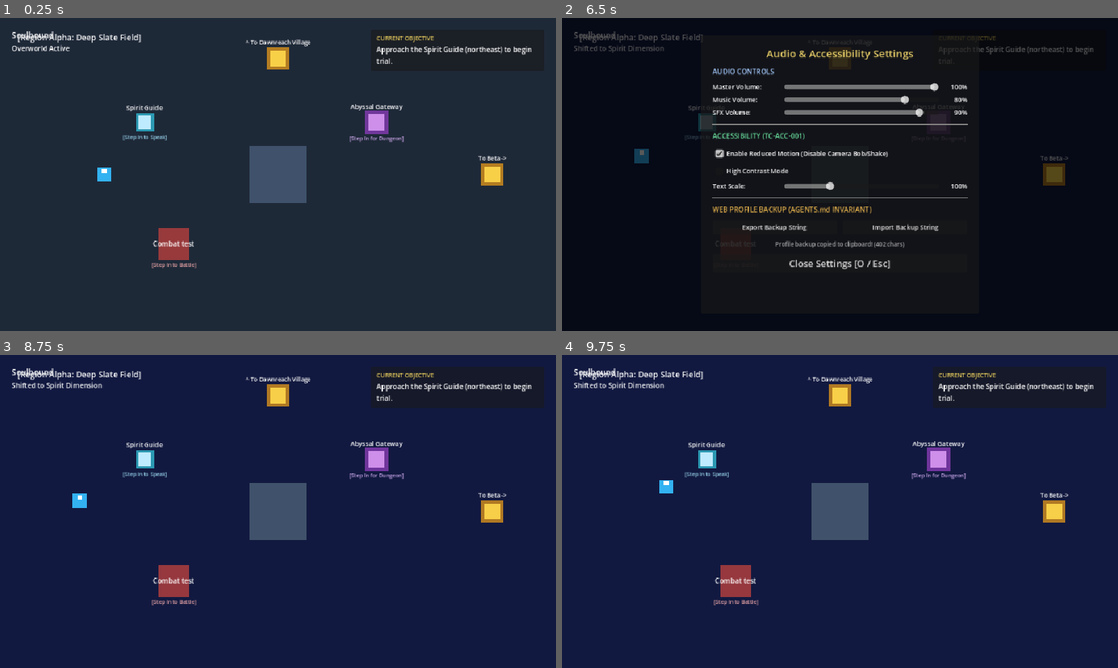
Above: before the commit, frames 1-4 (two rows, left to right).
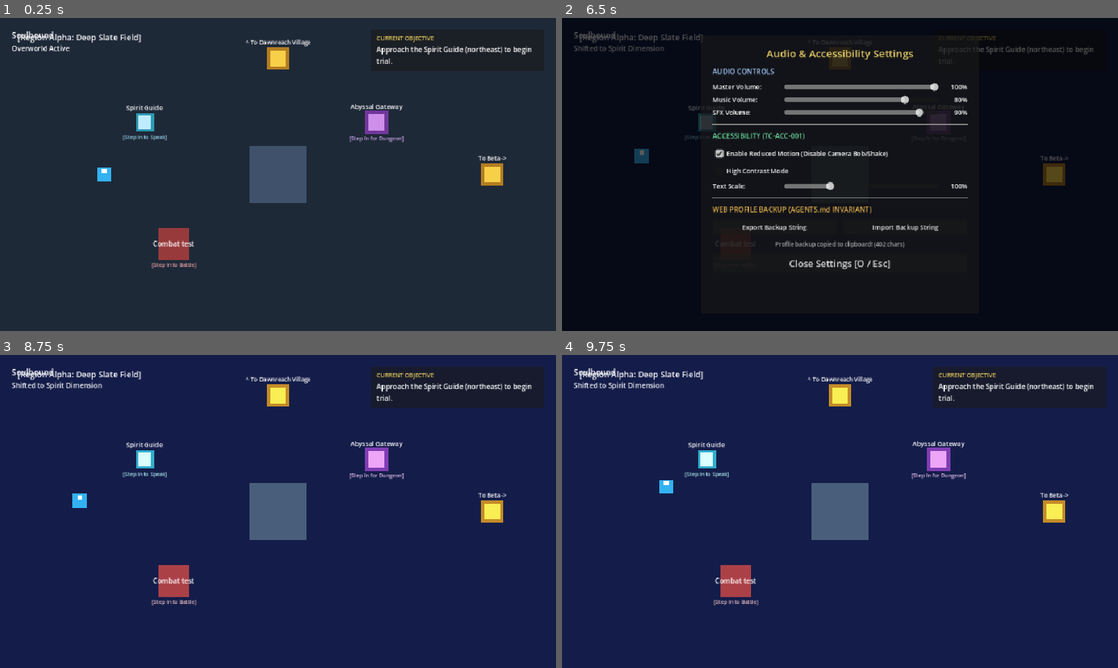
Above: after the commit, the same moments.

Repository: 5gcrg/Soulbound-Overworld
Game: Godot game, scene res://scenes/main/game_root.tscn
Same seed, same stepped clock (60 frames per second), same inputs: the game is played once before the commit and once after it.
Inputs (mouse positions are in pixels of both pictures, inside the frame that each line leads up to):
- Up to frame 1 (0.25 s): no input
- Up to frame 2 (6.5 s): tap Enter (ui_accept) at 0.5, 0.77, 1.25, 1.52, 2.75, 3.02, 3.77, 4.52 s; move the mouse to (962, 158) at 0.52 s; hold Right (move_right) 0.53-1.28 s; hold C (toggle_character) 0.53-1.28 s; click (962, 158) at 0.67 s; move the mouse to (728, 190) at 1.27 s; hold Down (move_down) 1.28-2.03 s; tap Q (shift_dimension) at 1.35 s; tap C (toggle_character) at 1.55, 2.85, 3.8, 4.35 s; move the mouse to (895, 105) at 2.02 s; hold Right (move_right) 2.03-2.78 s; hold C (toggle_character) 2.03-2.78 s; move the mouse to (812, 237) at 2.77 s; hold Up (move_up) 2.78-3.53 s; click (812, 237) at 2.92 s; move the mouse to (1006, 221) at 3.52 s; hold Q (shift_dimension) 3.53-4.28 s; hold Left (move_left) 3.53-5 s; tap I (toggle_inventory) at 4.15 s; move the mouse to (673, 127) at 4.27 s; tap O (toggle_settings) at 4.9 s; click "Export Backup String" at 5 s; click "Enable Reduced Motion (Disabl…" at 5.75 s
- Up to frame 3 (8.75 s): click "High Contrast Mode" at 6.5 s; click "Import Backup String" at 7.25 s; move the mouse to (305, 511) at 8.02 s; hold Down (move_down) from 8.03 s (still down); hold C (toggle_character) from 8.03 s (still down); click (305, 511) at 8.17 s; tap Escape (ui_cancel) at 8.65 s
- Up to frame 4 (9.75 s): move the mouse to (756, 433) at 8.77 s; release Down (move_down) at 8.78 s; release C (toggle_character) at 8.78 s; hold Right (move_right) 8.78-9.53 s; tap Q (shift_dimension) at 8.85 s; tap Enter (ui_accept) at 9.02, 9.5 s; tap C (toggle_character) at 9.05 s; move the mouse to (962, 495) at 9.52 s; hold Up (move_up) from 9.53 s (still down); hold C (toggle_character) from 9.53 s (still down)

Frames 1-2 are identical in both runs. In frame 3, 0.6% of the frame differs, in the area x 24-90%, y 10-53%; in frame 4, 0.6%.

Commit message:
Implement SBL-FIX-002 Dungeon Suspend/Resume, Web Download Bridge & Live Accessibility Audio [REVIEW_PENDING_CODEX]

Diff:
--- a/scenes/dungeon/dungeon_expedition.gd
+++ b/scenes/dungeon/dungeon_expedition.gd
@@ -10,6 +10,7 @@
 signal expedition_completed(extracted_items: Dictionary)
 signal expedition_failed(lost_items: Dictionary)
 signal expedition_cancelled
+signal expedition_suspended(state: Dictionary)
 signal extraction_save_failed(error: Error)
 
 const ROOM_SIZE: Vector2 = Vector2(180, 120)
@@ -40,6 +41,7 @@
 @onready var advance_btn: Button = $UI/Panel/Margin/VBox/ActionBox/AdvanceBtn
 @onready var extract_btn: Button = $UI/Panel/Margin/VBox/ActionBox/ExtractBtn
 @onready var retreat_btn: Button = $UI/Panel/Margin/VBox/ActionBox/RetreatBtn
+@onready var suspend_btn: Button = $UI/Panel/Margin/VBox/ActionBox/SuspendBtn
 @onready var step_back_btn: Button = $UI/Panel/Margin/VBox/ActionBox/StepBackBtn
 
 func _ready() -> void:
@@ -49,6 +51,8 @@
 		extract_btn.pressed.connect(_on_extract_pressed)
 	if retreat_btn != null:
 		retreat_btn.pressed.connect(_on_retreat_pressed)
+	if suspend_btn != null:
+		suspend_btn.pressed.connect(_on_suspend_pressed)
 	if step_back_btn != null:
 		step_back_btn.pressed.connect(_on_step_back_pressed)
 
@@ -238,6 +242,9 @@
 
 	step_back_btn.visible = (current_step == 0)
 	retreat_btn.visible = (current_step > 0)
+	if suspend_btn != null:
+		suspend_btn.visible = (current_step > 0)
+		suspend_btn.disabled = not is_active or _is_extracting
 
 func _on_advance_pressed() -> void:
 	if not is_active or _is_extracting:
@@ -260,6 +267,9 @@
 func _on_retreat_pressed() -> void:
 	fail_now()
 
+func _on_suspend_pressed() -> void:
+	suspend_expedition()
+
 func _on_step_back_pressed() -> void:
 	cancel_expedition()
 
@@ -268,6 +278,40 @@
 		return
 	is_active = false
 	expedition_cancelled.emit()
+
+func serialize_expedition() -> Dictionary:
+	return {
+		"is_active": is_active,
+		"seed": generator.current_seed,
+		"room_count": generator.rooms.size(),
+		"current_step": current_step,
+		"expedition_path": expedition_path.duplicate(),
+		"satchel_items": inventory.satchel_items.duplicate()
+	}
+
+func restore_expedition(data: Dictionary) -> bool:
+	if typeof(data) != TYPE_DICTIONARY or not data.get("is_active", false):
+		return false
+	var seed_val: int = int(data.get("seed", 1337))
+	var room_count: int = int(data.get("room_count", 6))
+	if not setup(seed_val, room_count):
+		return false
+	current_step = clampi(int(data.get("current_step", 0)), 0, maxi(0, expedition_path.size() - 1))
+	var satchel: Dictionary = data.get("satchel_items", {})
+	inventory.satchel_items = satchel.duplicate()
+	is_active = true
+	_is_extracting = false
+	if is_inside_tree():
+		refresh_ui()
+	return true
+
+func suspend_expedition() -> Dictionary:
+	if not is_active or _is_extracting:
+		return {}
+	var state: Dictionary = serialize_expedition()
+	is_active = false
+	expedition_suspended.emit(state)
+	return state
 
 func extract_now() -> Dictionary:
 	if not is_active or _is_extracting:
@@ -318,12 +362,15 @@
 func _unhandled_input(event: InputEvent) -> void:
 	if _is_extracting:
 		return
+	if event.is_action_pressed("toggle_character") or event.is_action_pressed("toggle_inventory") or event.is_action_pressed("toggle_settings"):
+		get_viewport().set_input_as_handled()
+		return
 	if event.is_action_pressed("ui_cancel"):
 		get_viewport().set_input_as_handled()
 		if current_step == 0:
 			cancel_expedition()
 		else:
-			fail_now()
+			suspend_expedition()
 	elif event.is_action_pressed("ui_accept"):
 		get_viewport().set_input_as_handled()
 		if advance_btn != null and advance_btn.visible and not advance_btn.disabled:
--- a/scenes/dungeon/dungeon_expedition.tscn
+++ b/scenes/dungeon/dungeon_expedition.tscn
@@ -151,6 +151,11 @@
 layout_mode = 2
 text = "Retreat (Lose Satchel)"
 
+[node name="SuspendBtn" type="Button" parent="UI/Panel/Margin/VBox/ActionBox"]
+custom_minimum_size = Vector2(130, 34)
+layout_mode = 2
+text = "Suspend Run"
+
 [node name="StepBackBtn" type="Button" parent="UI/Panel/Margin/VBox/ActionBox"]
 custom_minimum_size = Vector2(120, 34)
 layout_mode = 2
--- a/scenes/main/game_root.gd
+++ b/scenes/main/game_root.gd
@@ -26,6 +26,7 @@
 var _current_region_id: String = DEFAULT_START_REGION
 var _expedition: DungeonExpedition = null
 var _expedition_pending: bool = false
+var _suspended_expedition: Dictionary = {}
 var _character_sheet: CharacterSheet = null
 var _inventory_sheet: InventorySheet = null
 var _academic_modal: AcademicCompletionModal = null
@@ -61,6 +62,8 @@
 
 	if settings_manager != null:
 		settings_manager.load_settings()
+		settings_manager.settings_changed.connect(_apply_runtime_settings)
+		_apply_runtime_settings()
 
 	_init_slice_progress()
 
@@ -396,10 +399,16 @@
 	instance.expedition_completed.connect(_on_expedition_completed)
 	instance.expedition_failed.connect(_on_expedition_failed)
 	instance.expedition_cancelled.connect(_on_expedition_cancelled)
+	instance.expedition_suspended.connect(_on_expedition_suspended)
 	target_layer.add_child(_expedition)
-	instance.setup(1337, 6)
-	if status_label != null:
-		status_label.text = "Expedition active: Reach Extraction Portal"
+	if not _suspended_expedition.is_empty() and _suspended_expedition.get("is_active", false):
+		instance.restore_expedition(_suspended_expedition)
+		if status_label != null:
+			status_label.text = "Expedition resumed at chamber %d: Reach Extraction Portal" % (instance.current_step + 1)
+	else:
+		instance.setup(1337, 6)
+		if status_label != null:
+			status_label.text = "Expedition active: Reach Extraction Portal"
 	return true
 
 func _commit_extraction(candidate: InventoryManager) -> Error:
@@ -411,11 +420,13 @@
 	return err
 
 func _on_expedition_completed(extracted_items: Dictionary) -> void:
+	_suspended_expedition.clear()
 	if status_label != null:
 		status_label.text = "Expedition Cleared! Extracted %d item types to Bank." % extracted_items.size()
 	_close_expedition()
 
 func _on_expedition_failed(lost_items: Dictionary) -> void:
+	_suspended_expedition.clear()
 	if profile_store != null:
 		inventory_manager.save_to_store(profile_store, _profile_slot)
 	if status_label != null:
@@ -425,6 +436,12 @@
 func _on_expedition_cancelled() -> void:
 	if status_label != null:
 		status_label.text = "Expedition cancelled. Returned to overworld."
+	_close_expedition()
+
+func _on_expedition_suspended(state: Dictionary) -> void:
+	_suspended_expedition = state.duplicate(true)
+	if status_label != null:
+		status_label.text = "Expedition suspended. Satchel preserved."
 	_close_expedition()
 
 func _close_expedition() -> void:
@@ -587,6 +604,16 @@
 
 	if _character_sheet == null and _inventory_sheet == null and _battle == null and _dialog == null and _expedition == null and _academic_modal == null and _chapter_dialog == null:
 		_restore_combat_movement()
+
+func _apply_runtime_settings() -> void:
+	if settings_manager == null:
+		return
+	settings_manager.apply_all_settings()
+	if world_container != null:
+		if settings_manager.high_contrast:
+			world_container.modulate = Color(1.15, 1.15, 1.15, 1.0)
+		else:
+			world_container.modulate = Color(1.0, 1.0, 1.0, 1.0)
 
 func _reload_imported_profile() -> void:
 	_init_slice_progress(profile_store, _profile_slot)
--- a/scenes/ui/academic_completion_modal.gd
+++ b/scenes/ui/academic_completion_modal.gd
@@ -54,7 +54,13 @@
 		var export_path: String = "user://reports/soulbound_academic_mvp_report.csv"
 		var err: Error = assessment_controller.export_to_csv(export_path)
 		if err == OK:
-			status_feedback_label.text = "Report exported to: %s" % export_path
+			if OS.has_feature("web"):
+				var csv_text: String = assessment_controller.generate_csv_text()
+				var buf: PackedByteArray = csv_text.to_utf8_buffer()
+				JavaScriptBridge.download_buffer(buf, "soulbound_academic_mvp_report.csv", "text/csv")
+				status_feedback_label.text = "Report downloaded via browser!"
+			else:
+				status_feedback_label.text = "Report exported to: %s" % export_path
 		else:
 			status_feedback_label.text = "Export failed: Error %d" % err
 
--- a/scenes/ui/settings_sheet.gd
+++ b/scenes/ui/settings_sheet.gd
@@ -80,12 +80,12 @@
 
 func _on_music_slider_changed(val: float) -> void:
 	if settings != null:
-		settings.music_volume = clampf(val / 100.0, 0.0, 1.0)
+		settings.set_music_volume(val / 100.0)
 		music_val_label.text = "%d%%" % int(val)
 
 func _on_sfx_slider_changed(val: float) -> void:
 	if settings != null:
-		settings.sfx_volume = clampf(val / 100.0, 0.0, 1.0)
+		settings.set_sfx_volume(val / 100.0)
 		sfx_val_label.text = "%d%%" % int(val)
 
 func _on_reduced_motion_toggled(enabled: bool) -> void:
@@ -117,10 +117,16 @@
 	if res.get("error", ERR_UNCONFIGURED) == OK:
 		var txt: String = res.get("text", "")
 		last_exported_backup = txt
-		if DisplayServer.has_feature(DisplayServer.FEATURE_CLIPBOARD):
-			DisplayServer.clipboard_set(txt)
-		if backup_status_label != null:
-			backup_status_label.text = "Profile backup copied to clipboard! (%d chars)" % txt.length()
+		if OS.has_feature("web"):
+			var buf: PackedByteArray = txt.to_utf8_buffer()
+			JavaScriptBridge.download_buffer(buf, "soulbound_backup_%s.json" % active_profile_id, "application/json")
+			if backup_status_label != null:
+				backup_status_label.text = "Profile backup downloaded via browser! (%d chars)" % txt.length()
+		else:
+			if DisplayServer.has_feature(DisplayServer.FEATURE_CLIPBOARD):
+				DisplayServer.clipboard_set(txt)
+			if backup_status_label != null:
+				backup_status_label.text = "Profile backup copied to clipboard! (%d chars)" % txt.length()
 	else:
 		if backup_status_label != null:
 			backup_status_label.text = "Export failed with error: %s" % error_string(res.get("error", 0))
--- a/scripts/education/assessment_controller.gd
+++ b/scripts/education/assessment_controller.gd
@@ -352,19 +352,9 @@
 # RFC-4180 CSV Report Export
 # ==============================================================================
 
-func export_to_csv(export_path: String = "user://reports/competency_record.csv") -> Error:
-	var base_dir: String = export_path.get_base_dir()
-	if not DirAccess.dir_exists_absolute(base_dir):
-		var make_err: Error = DirAccess.make_dir_recursive_absolute(base_dir)
-		if make_err != OK:
-			return make_err
-
-	var file := FileAccess.open(export_path, FileAccess.WRITE)
-	if file == null:
-		return FileAccess.get_open_error()
-
-	# RFC-4180 CSV Header
-	file.store_line("question_id,competency,difficulty,first_attempt_correct,total_attempts,completed,timestamp")
+func generate_csv_text() -> String:
+	var lines: Array[String] = []
+	lines.append("question_id,competency,difficulty,first_attempt_correct,total_attempts,completed,timestamp")
 
 	var keys: Array = records.keys()
 	keys.sort()
@@ -379,8 +369,22 @@
 			"true" if rec.get("completed", false) else "false",
 			int(rec.get("timestamp", 0))
 		]
-		file.store_line(line)
-
+		lines.append(line)
+
+	return "\n".join(lines) + "\n"
+
+func export_to_csv(export_path: String = "user://reports/competency_record.csv") -> Error:
+	var base_dir: String = export_path.get_base_dir()
+	if not DirAccess.dir_exists_absolute(base_dir):
+		var make_err: Error = DirAccess.make_dir_recursive_absolute(base_dir)
+		if make_err != OK:
+			return make_err
+
+	var file := FileAccess.open(export_path, FileAccess.WRITE)
+	if file == null:
+		return FileAccess.get_open_error()
+
+	file.store_string(generate_csv_text())
 	file.close()
 	return OK
 
--- a/scripts/settings/settings_manager.gd
+++ b/scripts/settings/settings_manager.gd
@@ -29,10 +29,32 @@
 
 func set_master_volume(vol: float) -> void:
 	master_volume = clampf(vol, 0.0, 1.0)
-	var bus_idx: int = AudioServer.get_bus_index("Master")
-	if bus_idx >= 0:
-		AudioServer.set_bus_volume_db(bus_idx, linear_to_db(master_volume) if master_volume > 0.001 else -80.0)
+	apply_audio_buses()
 	settings_changed.emit()
+
+func set_music_volume(vol: float) -> void:
+	music_volume = clampf(vol, 0.0, 1.0)
+	apply_audio_buses()
+	settings_changed.emit()
+
+func set_sfx_volume(vol: float) -> void:
+	sfx_volume = clampf(vol, 0.0, 1.0)
+	apply_audio_buses()
+	settings_changed.emit()
+
+func apply_audio_buses() -> void:
+	var m_bus: int = AudioServer.get_bus_index("Master")
+	if m_bus >= 0:
+		AudioServer.set_bus_volume_db(m_bus, linear_to_db(master_volume) if master_volume > 0.001 else -80.0)
+	var music_bus: int = AudioServer.get_bus_index("Music")
+	if music_bus >= 0:
+		AudioServer.set_bus_volume_db(music_bus, linear_to_db(music_volume) if music_volume > 0.001 else -80.0)
+	var sfx_bus: int = AudioServer.get_bus_index("SFX")
+	if sfx_bus >= 0:
+		AudioServer.set_bus_volume_db(sfx_bus, linear_to_db(sfx_volume) if sfx_volume > 0.001 else -80.0)
+
+func apply_all_settings() -> void:
+	apply_audio_buses()
 
 func serialize() -> Dictionary:
 	return {
@@ -72,4 +94,7 @@
 	var parsed: Variant = JSON.parse_string(text)
 	if typeof(parsed) != TYPE_DICTIONARY:
 		return ERR_INVALID_DATA
-	return deserialize(parsed as Dictionary)
+	var err: Error = deserialize(parsed as Dictionary)
+	if err == OK:
+		apply_audio_buses()
+	return err
--- a/tests/headless/dungeon_scene_test.gd
+++ b/tests/headless/dungeon_scene_test.gd
@@ -59,6 +59,9 @@
 
 	# Run SBL-P1-B Atomic Extraction Regression Test
 	_test_atomic_extraction_commit_and_retry()
+
+	# Run SBL-P1-C Expedition Suspend & Resume Test
+	_test_expedition_suspend_and_resume()
 
 	if _failures > 0:
 		printerr("DUNGEON SCENE TESTS FAILED: ", _failures)
@@ -180,6 +183,58 @@
 
 	expedition.queue_free()
 	_cleanup_dir(test_root)
+
+func _test_expedition_suspend_and_resume() -> void:
+	print("--- Running SBL-P1-C Expedition Suspend & Resume Test ---")
+	var expedition: DungeonExpedition = DungeonExpeditionScene.instantiate() as DungeonExpedition
+	root.add_child(expedition)
+
+	var ok: bool = expedition.setup(2026, 6)
+	_check(ok == true, "Suspend test setup succeeded")
+
+	# Advance 2 steps into dungeon
+	expedition._on_advance_pressed()
+	expedition._on_advance_pressed()
+	_check(expedition.current_step == 2, "Advanced to chamber 3 (step 2)")
+
+	var mid_satchel: int = expedition.inventory.satchel_items.get("ancient_relic_fragment", 0)
+	var mid_bank: int = expedition.inventory.banked_items.get("ancient_relic_fragment", 0)
+	_check(mid_satchel > 0, "Satchel holds fragments mid-run")
+
+	# Suspend expedition
+	var suspended_state: Dictionary = expedition.suspend_expedition()
+	_check(suspended_state.get("is_active", false) == true, "Suspended state marked active")
+	_check(int(suspended_state.get("current_step", -1)) == 2, "Suspended step is 2")
+	_check(expedition.is_active == false, "Expedition node marked inactive after suspend")
+
+	# Suspend does NOT count as extraction: bank is unchanged
+	_check(expedition.inventory.banked_items.get("ancient_relic_fragment", 0) == mid_bank, "Bank unchanged upon suspend (not an extraction)")
+
+	expedition.queue_free()
+	await process_frame
+
+	# Resume in new expedition instance
+	var resumed_expedition: DungeonExpedition = DungeonExpeditionScene.instantiate() as DungeonExpedition
+	root.add_child(resumed_expedition)
+
+	var resume_ok: bool = resumed_expedition.restore_expedition(suspended_state)
+	_check(resume_ok == true, "Expedition successfully restored from suspended state")
+	_check(resumed_expedition.is_active == true, "Resumed expedition is active")
+	_check(resumed_expedition.current_step == 2, "Resumed step is 2")
+	_check(resumed_expedition.inventory.satchel_items.get("ancient_relic_fragment", 0) == mid_satchel, "Resumed satchel holds exact preserved fragments")
+
+	# Continue run to extraction chamber
+	while not resumed_expedition.is_at_extraction_chamber():
+		resumed_expedition._on_advance_pressed()
+	_check(resumed_expedition.is_at_extraction_chamber() == true, "Reached extraction chamber after resume")
+
+	var final_satchel: int = resumed_expedition.inventory.satchel_items.get("ancient_relic_fragment", 0)
+	var extracted: Dictionary = resumed_expedition.extract_now()
+	_check(extracted.get("ancient_relic_fragment", 0) == final_satchel, "Extracted all fragments upon reaching portal")
+	_check(resumed_expedition.inventory.banked_items.get("ancient_relic_fragment", 0) == final_satchel, "Exact-once transfer to bank verified (no double reward)")
+	_check(resumed_expedition.inventory.satchel_items.is_empty(), "Satchel empty after extraction")
+
+	resumed_expedition.queue_free()
 
 func _cleanup_dir(path: String) -> void:
 	var global_path: String = ProjectSettings.globalize_path(path)
--- a/tests/headless/web_backup_test.gd
+++ b/tests/headless/web_backup_test.gd
@@ -129,6 +129,15 @@
 
 	# Clean up temporary test profiles
 	_cleanup_dir(_test_root)
+
+	# Web CSV buffer generation test
+	var ac := AssessmentController.new()
+	ac.submit_answer("q_dec_01", 0)
+	var csv_text: String = ac.generate_csv_text()
+	_check(csv_text.begins_with("question_id,competency,difficulty,first_attempt_correct,total_attempts,completed,timestamp"), "generate_csv_text has valid RFC-4180 header")
+	_check(csv_text.contains("q_dec_01"), "generate_csv_text includes question record")
+	var web_buffer: PackedByteArray = csv_text.to_utf8_buffer()
+	_check(web_buffer.size() > 0, "Web CSV buffer successfully created for JavaScriptBridge.download_buffer")
 
 	await _test_live_restore()
 
Not shown, changed: docs/agent-review-queue.md
